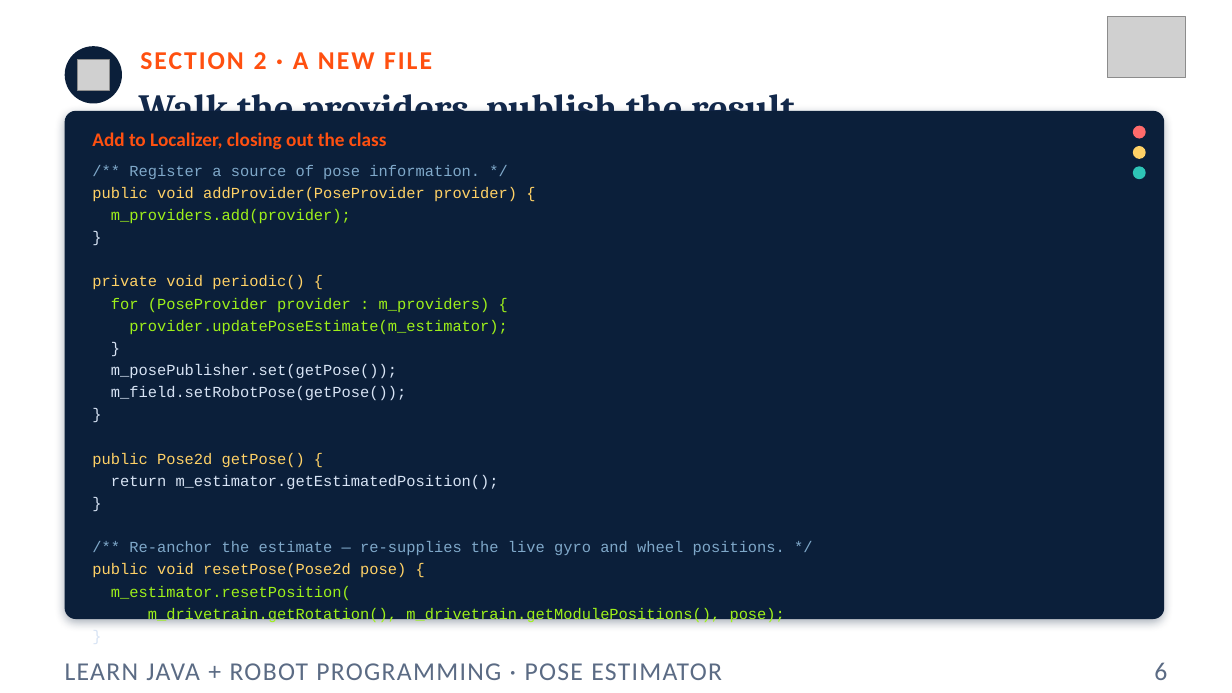
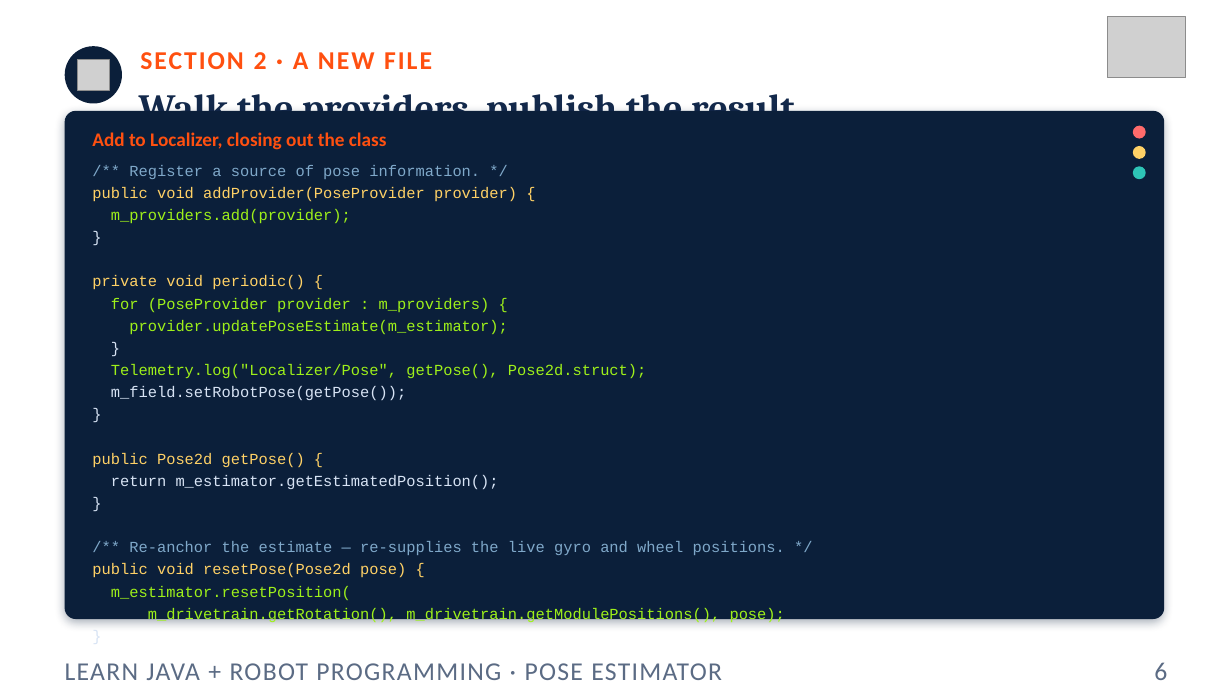
Before and after one commit to FRC5010/BasicRobotLessons, a slide deck: slide 6 of docs/presentations/v3/14-pose-estimator.pptx. Drawn at 1232x693 pixels with LibreOffice and Linux fonts; fonts in the diff are those of the drawing; grey boxes stand for pictures. Boxes give left, top, right and bottom in pixels: in the first picture for what was removed or moved away, otherwise in the second. Text is boxed around its words. In the diff, an @@ line names an element or a change of style, - is before the commit and + after.

```diff
--- a/docs/presentations/v3/14-pose-estimator.pptx
+++ b/docs/presentations/v3/14-pose-estimator.pptx
@@ text at (x1=111, y1=364, x2=647, y2=378): text changed; text colour #D7E3F4 to #9EF01A @@
-m_posePublisher.set(getPose());
+Telemetry.log("Localizer/Pose", getPose(), Pose2d.struct);
```
Also in this commit, not shown: 4 other slides changed, 23 other files.
